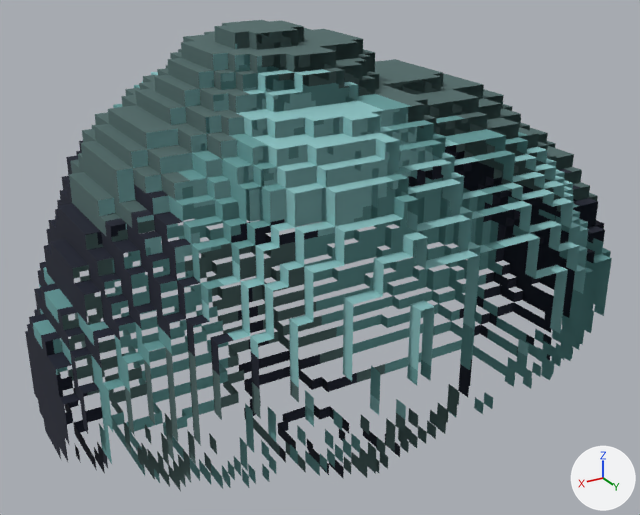
Two versions of the glTF model balanca/public/voxel/deco/Rock2.glb, one commit apart.
The view is the same before and after, from a 50 mm camera at (33.6, 53.3, 42.0) aimed at (1.6, 0.1, 15.4). Arrows for +X, +Y and +Z are at lower right; the lights stay in place. The picture after the commit comes second. Where no turn or scale is listed for an object, it has been applied to the vertices. Vertices at exactly the same position are counted once.
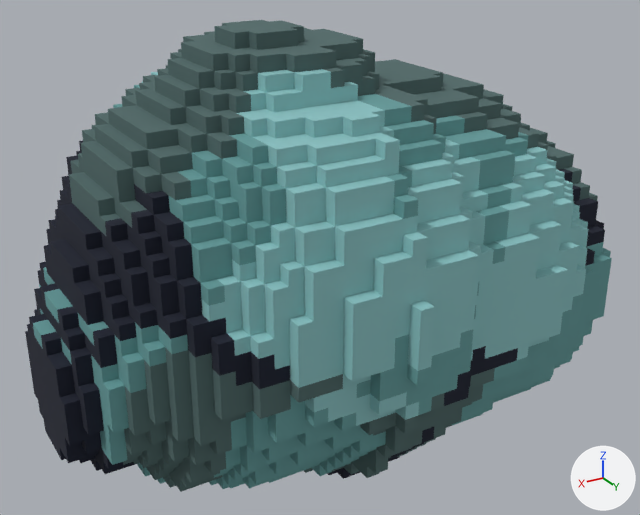
Boxes [x1, y1, x2, y2] around the edits, measured in the pictures (640 x 515 px):
part 1 of me_mesh_0, added (cyan): after [65, 70, 604, 487]

The change, as a list of edits to the scene's bpy script:
```text
Change me_mesh_0:
    used by ob_mesh_0; location = (-23.0, 17.0, 0.0)
    remove me_mesh_0.from_pydata(...)  # 2743 vertices, 3232 faces; spans x 0.0..46.0, y -33.0..0.0, z 0.0..33.0
    add me_mesh_0.from_pydata(...)  # 2909 vertices, 4124 faces; spans x 0.0..46.0, y -33.0..0.0, z 0.0..33.0
    me_mesh_0 part 1: 166 vertices added at x 5.0..46.0, y -13.0..-1.0, z 1.0..30.0
```
